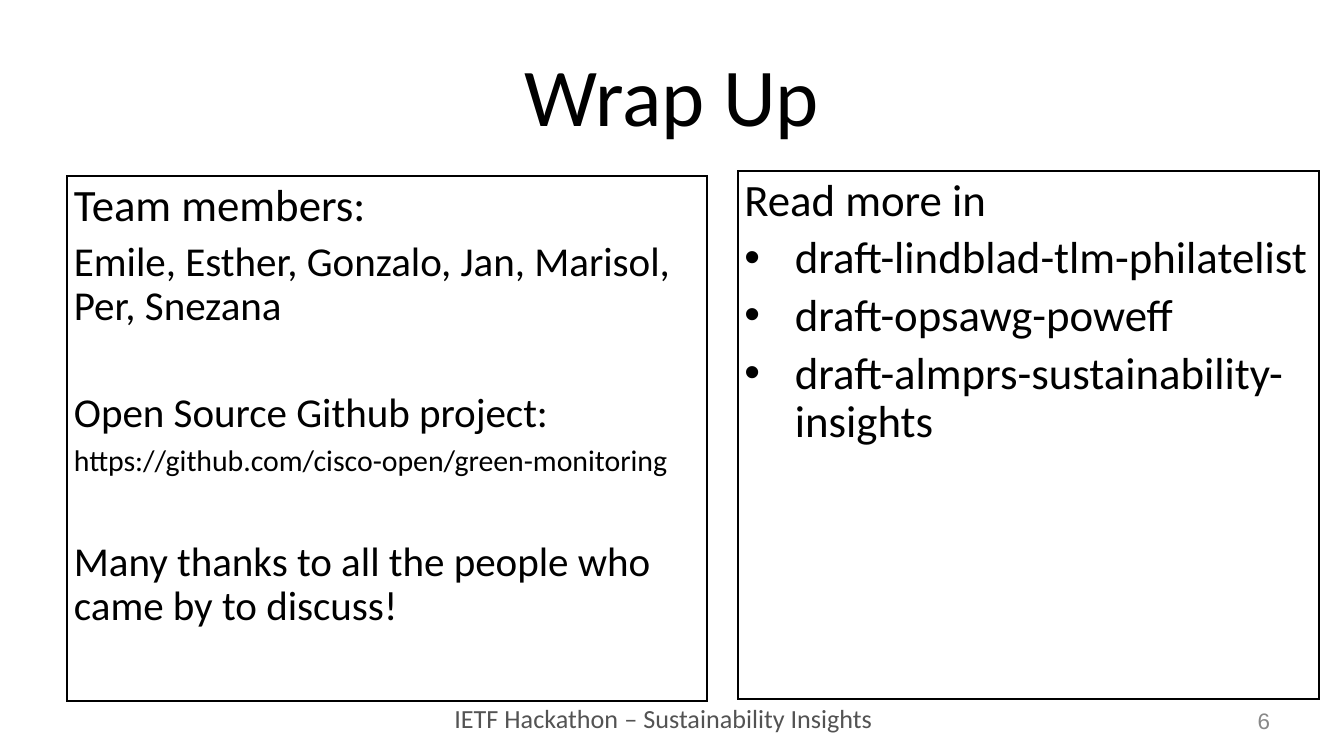
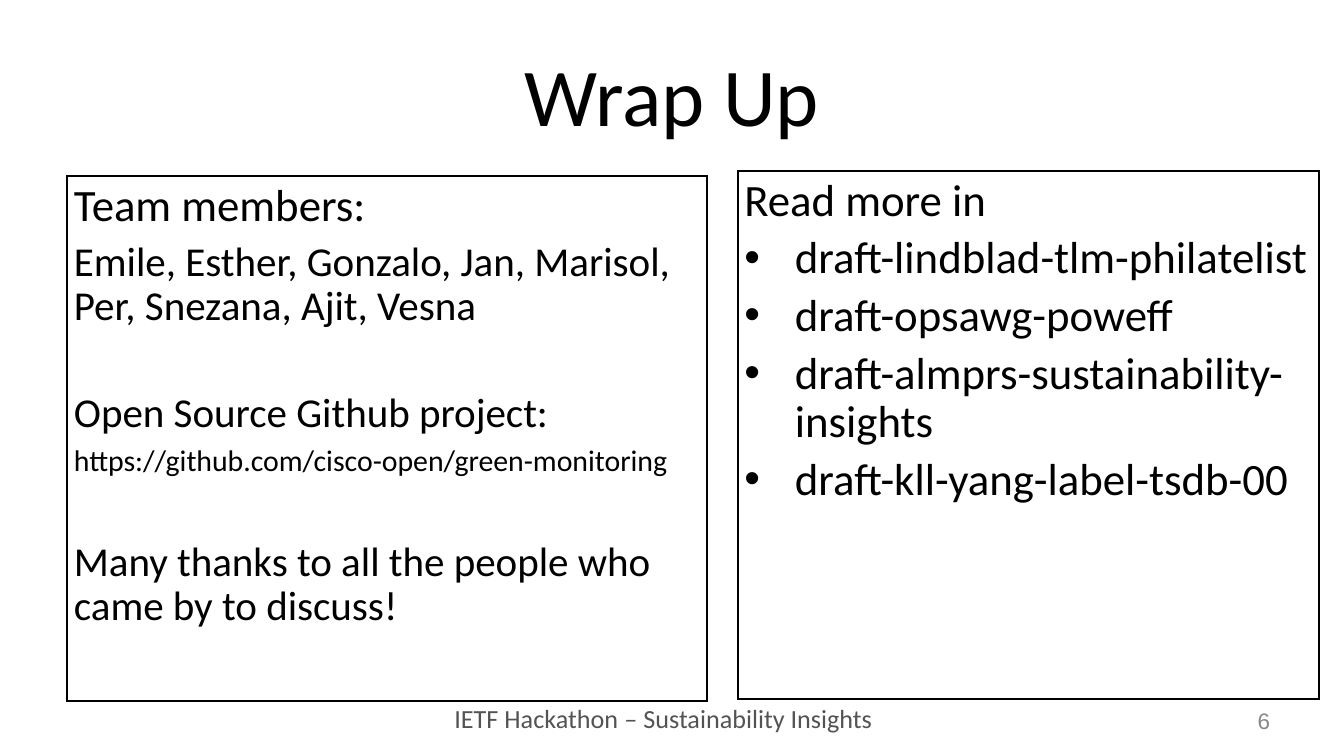
Before and after one commit to IETF-Hackathon/ietf118-project-presentations, a slide deck: slide 6 of ietf118-hackathon-sustainable-insights-00.pptx. Drawn at 1344x756 pixels with LibreOffice and Linux fonts; fonts in the diff are those of the drawing. Boxes give left, top, right and bottom in pixels: in the first picture for what was removed or moved away, otherwise in the second. Text is boxed around its words. In the diff, an @@ line names an element or a change of style, - is before the commit and + after.

Commit message:
Added a few things I forgot

```diff
--- a/ietf118-hackathon-sustainable-insights-00.pptx
+++ b/ietf118-hackathon-sustainable-insights-00.pptx
@@ text at (74,247,670,327): text changed @@
-Emile, Esther, Gonzalo, Jan, Marisol, Per, Snezana
+Emile, Esther, Gonzalo, Jan, Marisol, Per, Snezana, Ajit, Vesna
@@ text in rectangle at (795,464,1288,503): paragraph added @@
+• draft-kll-yang-label-tsdb-00
```
